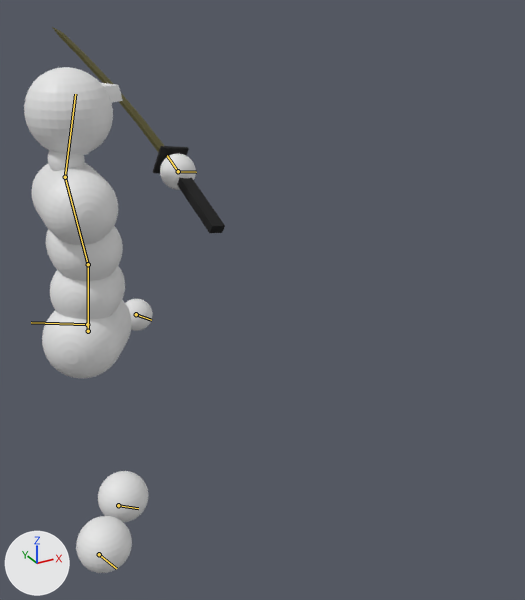
The Blender file asset_raws/simple_combat_char.blend, before and after one commit.
The view is the same before and after, from a camera (50 mm lens) standing at (3.14, -2.39, 1.97) and looking at (4.33, -0.24, 0.89). Arrows for +X, +Y and +Z are at lower left; the lights stay in place. The first picture is the older version. Both versions are drawn at frame 26 of the action 'Attack_side_zoom'; the numbers are the values there. The bones that change, and the others that lie on the model, are drawn over the model as lines.

In view in the first picture: 'Body', 'Sword'.
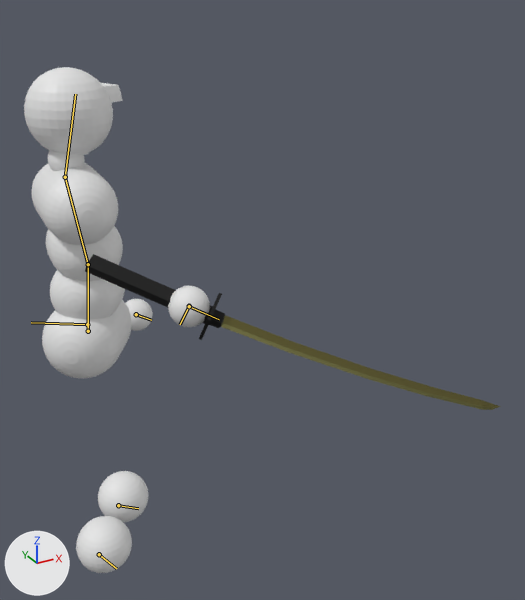
What differs and where, as boxes (x1, y1, x2, y2) in the pictures (525 x 600 px):
'Body', posed (8% wider)
    before: (24, 67, 196, 573)
    after: (24, 67, 210, 573)
'Sword', posed (140% wider, 24% shorter)
    before: (52, 27, 225, 233)
    after: (85, 254, 501, 410)
bone 'Hand.R', root to tip
    before: (178, 171) to (196, 172)
    after: (189, 306) to (180, 324)
bone 'Sword attachment', root to tip
    before: (178, 171) to (167, 155)
    after: (189, 306) to (219, 319)

Edits to the bpy script that builds the scene:
```text
Change bone_hand_r:
    where bone_hand_r = bpy.data.objects['Armature'].pose.bones['Hand.R']  # child of 'Root bone'
    bone_hand_r.location: (-0.014, -1.009, 0.25) -> (-0.283, -0.494, 0.368)
    bone_hand_r.rotation_quaternion: (0.34, 0.688, 0.015, 0.174) -> (0.511, -0.032, -0.103, 0.119)  # degrees (125, -22, 14) -> degrees (-12, -20, 28)
Change bone_sword_attachment:
    where bone_sword_attachment = bpy.data.objects['Armature'].pose.bones['Sword attachment']  # child of 'Root bone'
    bone_sword_attachment.location: (1.009, 0.25, 0.014) -> (0.494, 0.368, 0.283)
    bone_sword_attachment.rotation_quaternion: (0.34, -0.015, 0.174, -0.688) -> (0.511, 0.103, 0.119, 0.032)  # degrees (-24, 9, -129) -> degrees (25, 24, 13)
```
